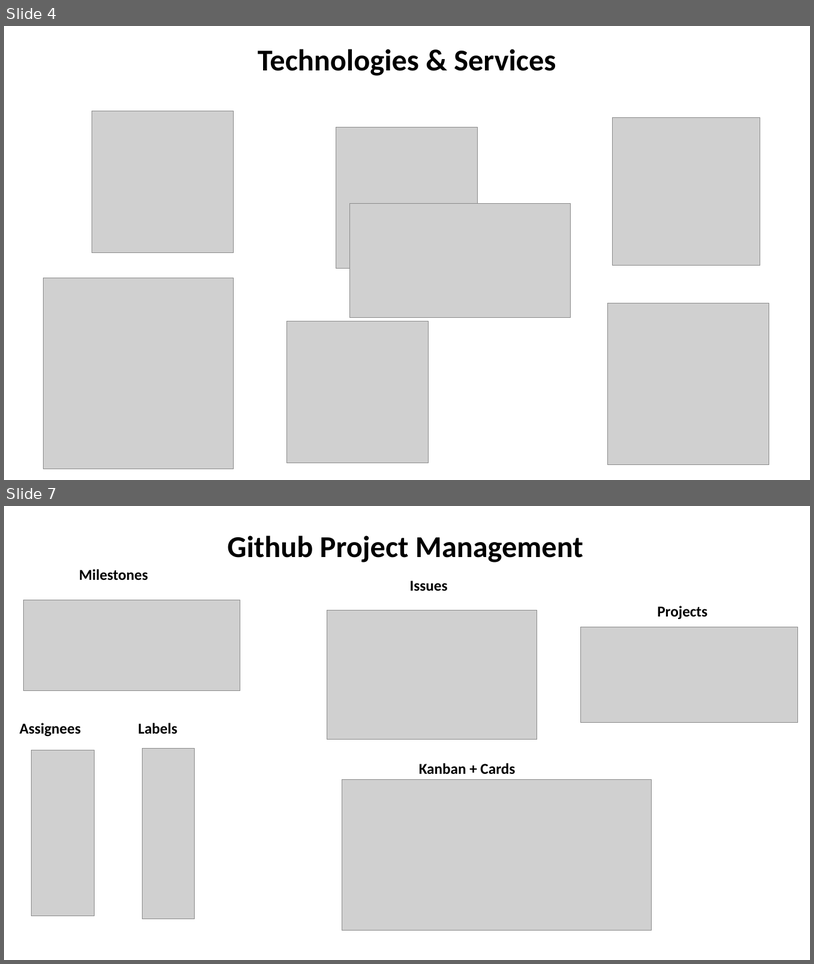
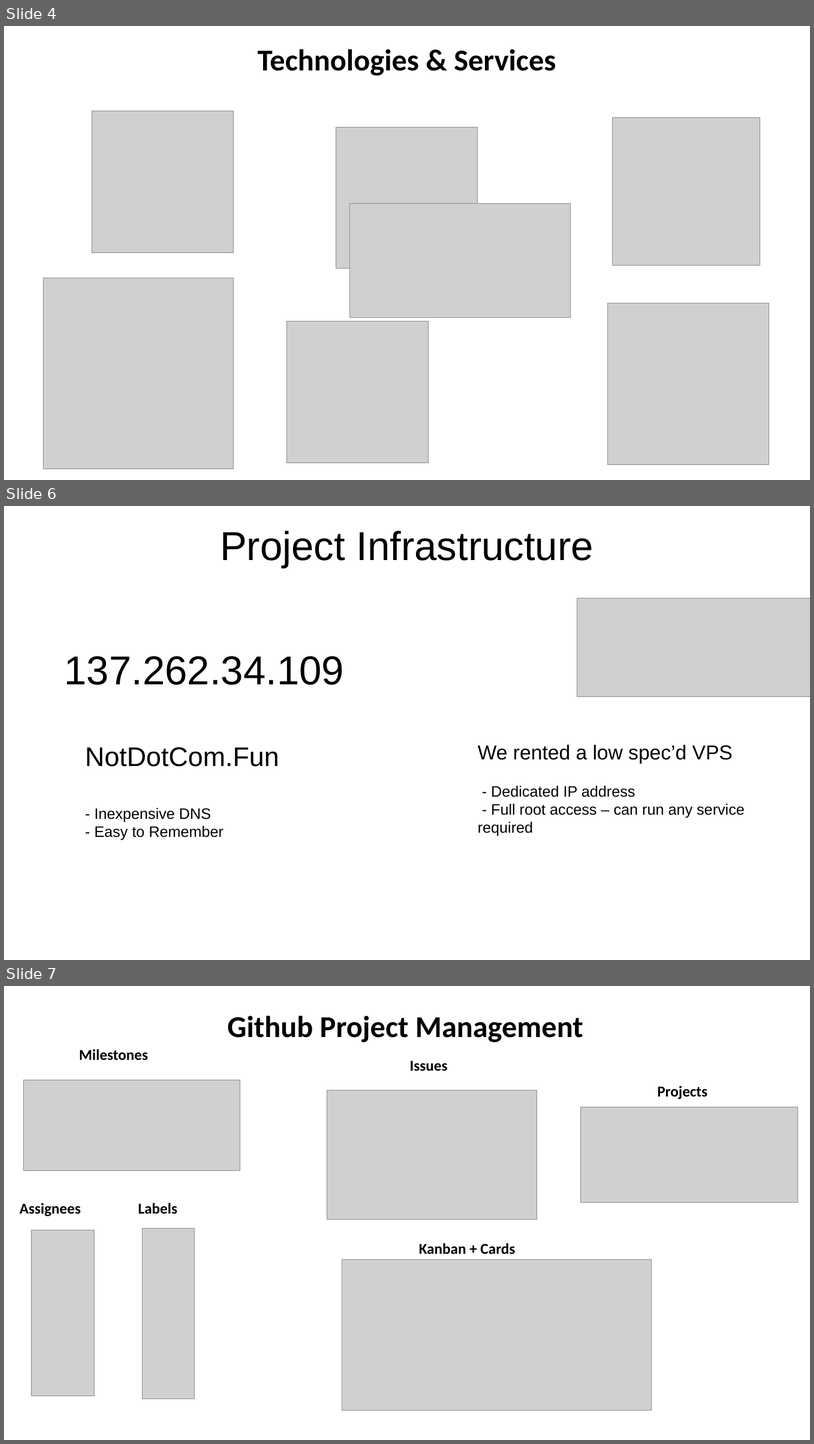
Before and after one commit to cp3402-students/a2-cp3402-2019-team10, a slide deck: work/presentation/CP3402 Group 10.pptx. Shown one above the other, each under a label of ours: slides 4 and 7 before the commit, slides 4, 6 and 7 after it; the slides between them are not shown. The pictures are 814x964 and 814x1444 pixels, drawn with LibreOffice and Linux fonts; fonts in the diff are those of the drawing; grey boxes stand for pictures. Boxes give left, top, right and bottom in pixels: in the first picture for what was removed or moved away, otherwise in the second. Text is boxed around its words. In the diff, an @@ line names an element or a change of style, - is before the commit and + after.

Commit message:
add slides for security and project infrastructure

```diff
--- a/work/presentation/CP3402 Group 10.pptx
+++ b/work/presentation/CP3402 Group 10.pptx
@@ slide 6 added at [4, 506, 810, 960], background #FFFFFF @@
@@ text added at [220, 531, 594, 568], 48 pt, text #000000 @@
+Project Infrastructure
@@ picture added at [578, 598, 810, 696] @@
@@ text added at [65, 656, 345, 685], 48 pt, text #000000 @@
+137.262.34.109
@@ text added at [85, 747, 279, 840], 18 pt, text #000000 @@
+NotDotCom.Fun
+- Inexpensive DNS
+- Easy to Remember
@@ text added at [478, 744, 745, 836], 18 pt, text #000000 @@
+We rented a low spec’d VPS
+- Dedicated IP address
+- Full root access – can run any service required
```
Also in this commit, not shown: 1 slide changed, 1 other slide added, 2 slides removed.
